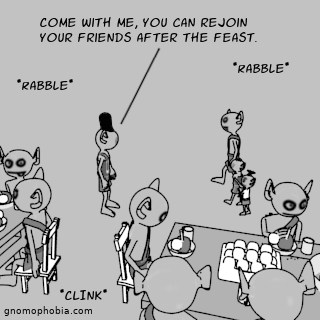
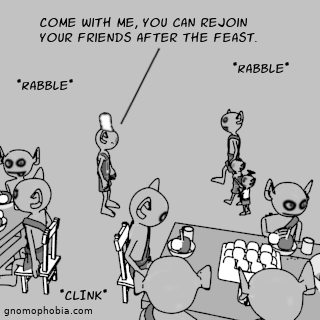
Comparing the layer stacks of the two 320x320 images. Changes:
painted on "Goblet_CXXIII_01.png" over [99, 113, 114, 145]
